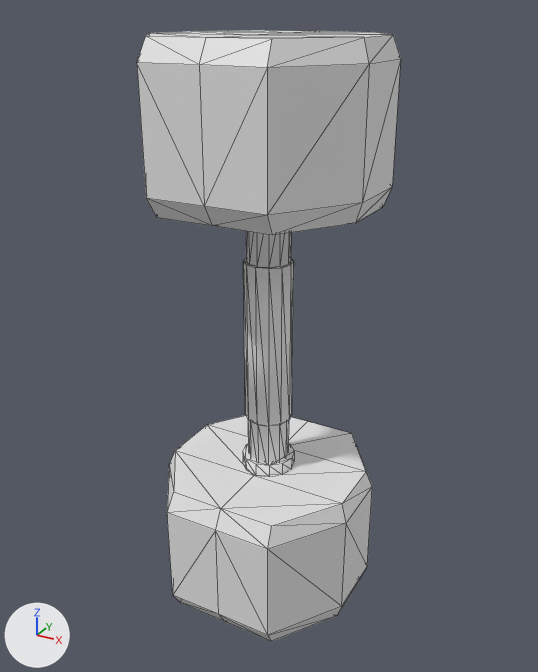
One commit to the glTF model assets/digitaln8m4r3/models/gym weights/3kgweight.glb: the scene before it, then after it.
Rendered twice from a 50 mm lens placed at (0.29, -0.526, 0.268), pointed at (0.0, 0.002, 0.004). Lighting does not change. The marker at lower left points along +X, +Y and +Z. Mesh edges are drawn as thin lines. Vertices at the same position are counted once.

Names of what the first picture shows: 'weight3kg'.
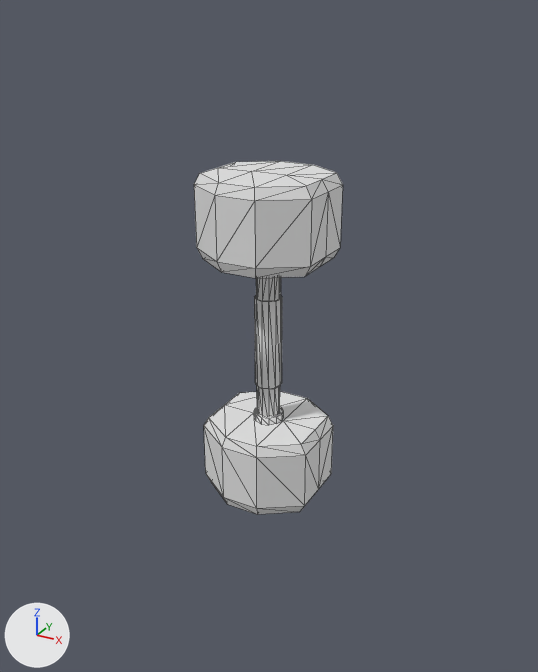
Location of each change, [x1, y1, x2, y2] in pixels of the pictures (538 x 672 px; the box of a moved part takes in the faces that stretch with it):
'weight3kg', reshaped (43% narrower, 42% shorter): before [137, 30, 401, 642]; after [194, 161, 343, 514]
part 1 of me_mesh_weight3kg, moved or reshaped: before [167, 415, 372, 642]; after [204, 391, 333, 514]
part 2 of me_mesh_weight3kg, moved or reshaped: before [137, 30, 401, 235]; after [194, 161, 343, 278]
part 3 of me_mesh_weight3kg, moved or reshaped: before [243, 444, 294, 476]; after [254, 407, 283, 424]
part 4 of me_mesh_weight3kg, moved or reshaped: before [243, 231, 294, 463]; after [254, 277, 282, 417]

What the commit changed:
me_mesh_weight3kg is used by ob_weight3kg; location (0.0, 0.0, 0.0).
me_mesh_weight3kg had 208 vertices, 356 faces and spanned x -0.094..0.094, y -0.094..0.094, z -0.251..0.251.
me_mesh_weight3kg now has 208 vertices, 356 faces and spans x -0.053..0.053, y -0.053..0.053, z -0.147..0.147.
me_mesh_weight3kg part 1: the loose piece of 44 vertices spanning x -0.094..0.094, y -0.094..0.094, z -0.251..-0.124 is turned -90 degrees about the z axis through its middle and scaled by 0.563, then moved by (0.0, 0.0, 0.076).
me_mesh_weight3kg part 2: the loose piece of 44 vertices spanning x -0.094..0.094, y -0.094..0.094, z 0.124..0.251 is turned -90 degrees about the z axis through its middle and scaled by 0.562, then moved by (0.0, 0.0, -0.076).
me_mesh_weight3kg part 3: the loose piece of 24 vertices spanning x -0.024..0.024, y -0.024..0.024, z -0.126..-0.114 is turned -90 degrees about the z axis through its middle and scaled by 0.563, then moved by (0.0, 0.0, 0.046).
me_mesh_weight3kg part 4: 72 of 208 vertices moved; they spanned x -0.021..0.021, y -0.021..0.021, z -0.126..0.126 and now span x -0.012..0.012, y -0.012..0.012, z -0.077..0.077; mean shift (0.0, 0.0, 0.0); largest move (-0.009, -0.016, 0.126) -> (-0.009, 0.005, 0.077).
